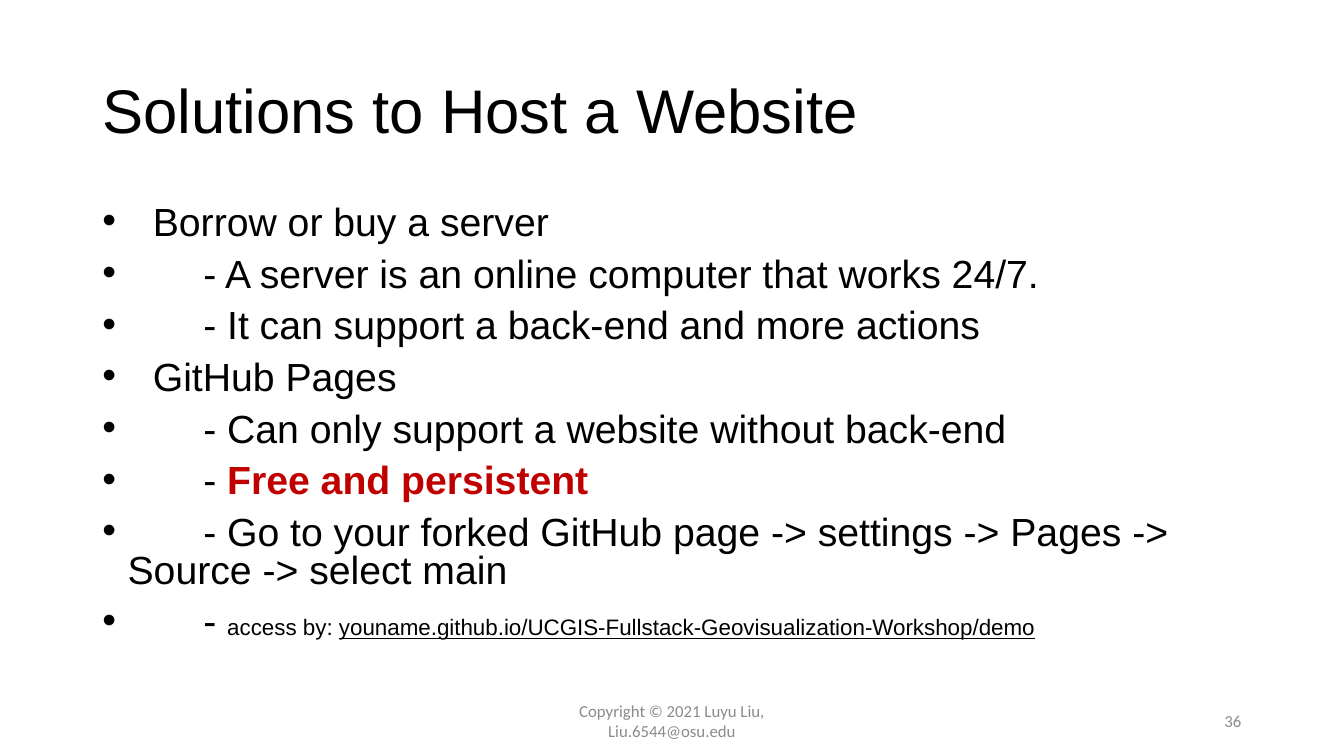
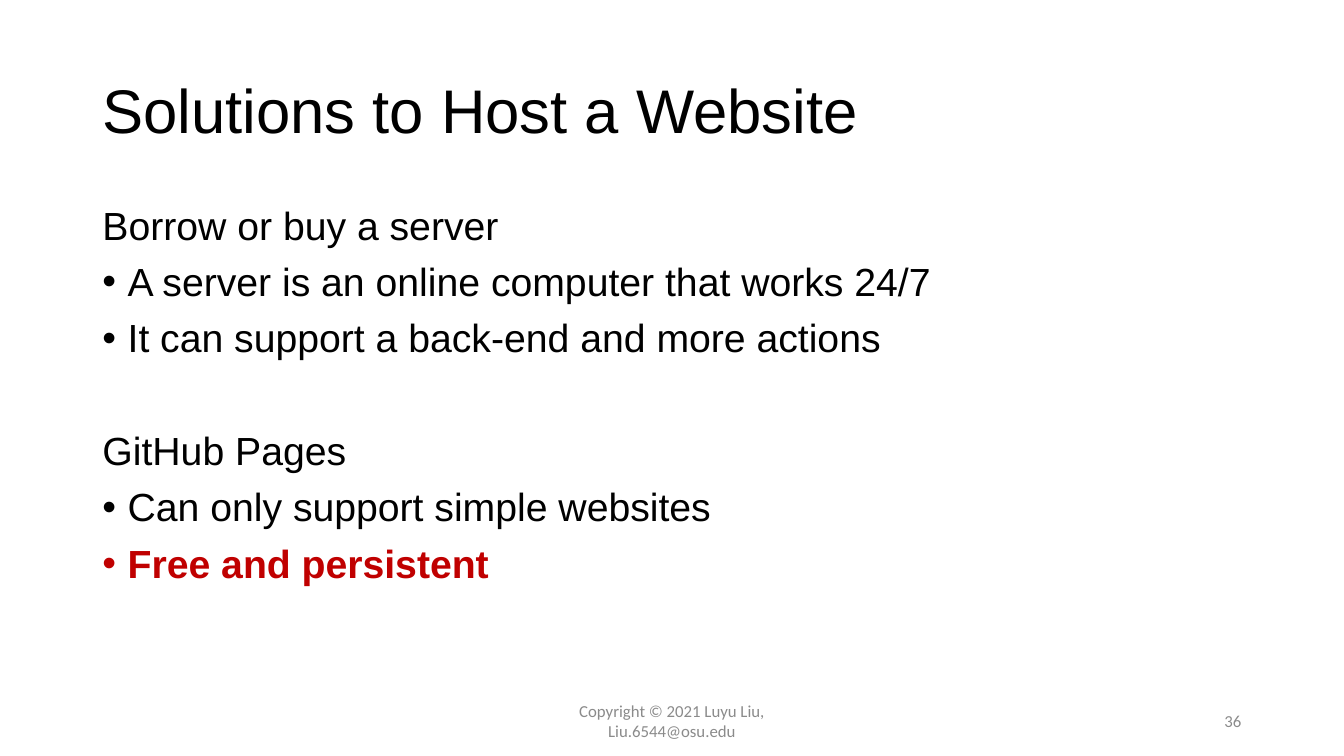
Before and after one commit to luyuliu/vizathon-geovisualization, a slide deck: slide 36 of doc/presentation_vizathon.pptx. Drawn at 1344x756 pixels with LibreOffice and Linux fonts; fonts in the diff are those of the drawing; background and template pictures are left out. Boxes give left, top, right and bottom in pixels: in the first picture for what was removed or moved away, otherwise in the second. Text is boxed around its words. In the diff, an @@ line names an element or a change of style, - is before the commit and + after.

Commit message:
Final version PPT

```diff
--- a/doc/presentation_vizathon.pptx
+++ b/doc/presentation_vizathon.pptx
@@ text at box(102, 211, 499, 473): bullet • to none; line spacing 0.8 to 0.9 @@
@@ text at box(128, 267, 930, 360): text changed @@
-• - A server is an online computer that works 24/7.
-• - It can support a back-end and more actions
+• A server is an online computer that works 24/7
+• It can support a back-end and more actions
@@ text at box(128, 492, 710, 586): text changed @@
-• - Can only support a website without back-end
-• - Free and persistent
-• - Go to your forked GitHub page -> settings -> Pages -> Source -> select main
-• - access by: youname.github.io/UCGIS-Fullstack-Geovisualization-Workshop/demo
+• Can only support simple websites
+• Free and persistent
```
Also in this commit, not shown: 4 other slides changed, 1 slide added, 1 other file.
